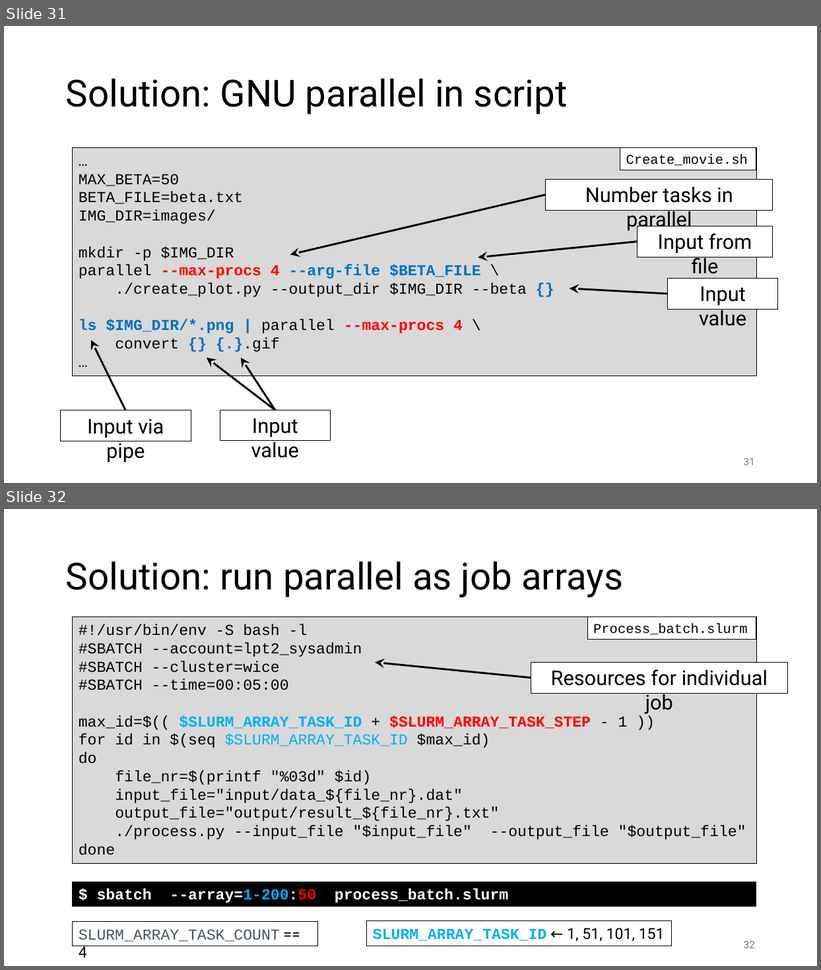
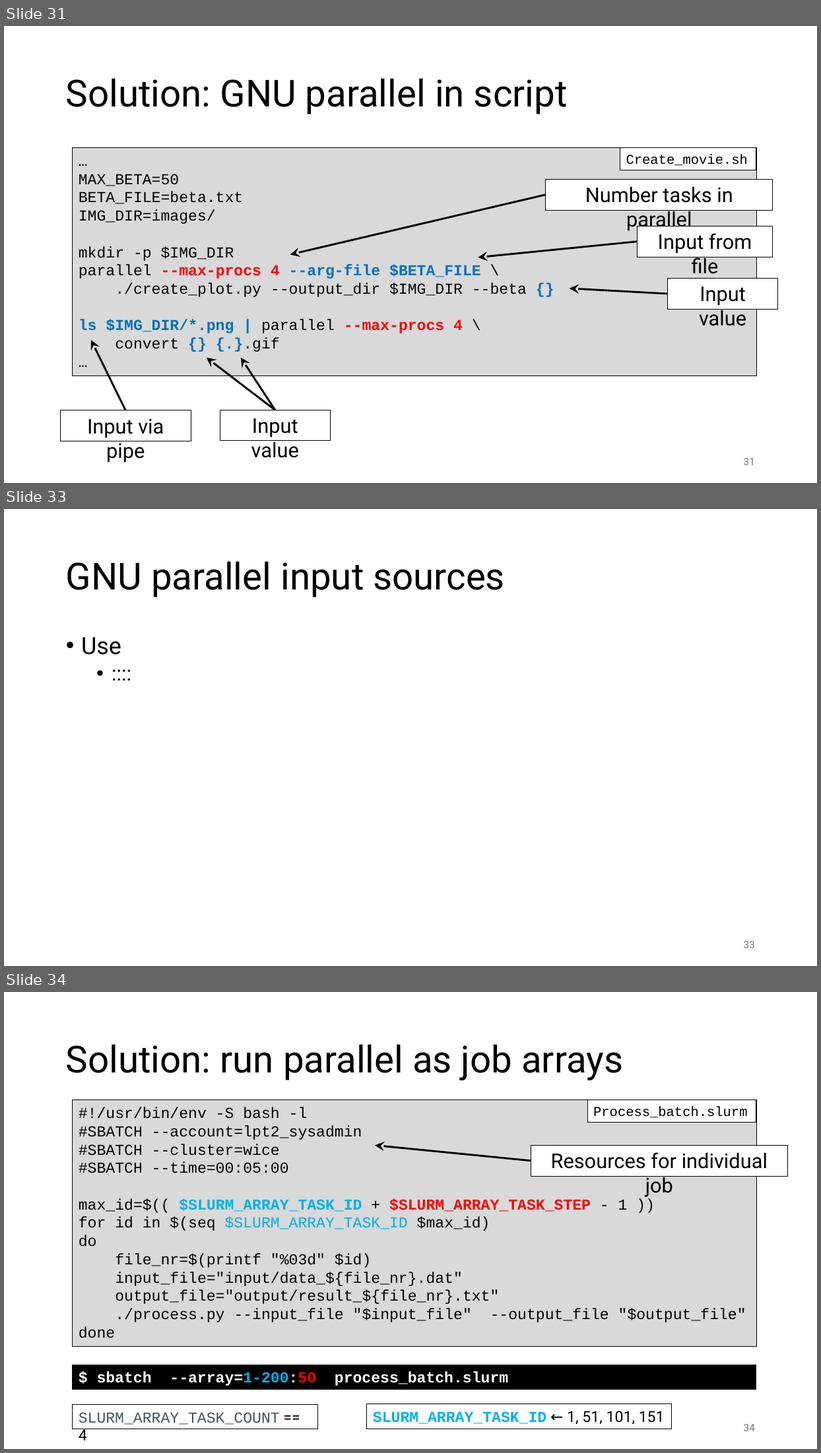
Before and after one commit to gjbex/Workflows-for-HPC, a slide deck: workflow_for_HPC.pptx. Shown one above the other, each under a label of ours: slides 31 and 32 before the commit, slides 31, 33 and 34 after it; the slides between them are not shown. The pictures are 821x970 and 821x1453 pixels, drawn with LibreOffice and Linux fonts; fonts in the diff are those of the drawing. Boxes give left, top, right and bottom in pixels: in the first picture for what was removed or moved away, otherwise in the second. Text is boxed around its words. In the diff, an @@ line names an element or a change of style, - is before the commit and + after.

Commit message:
Add slide on GNU parallel substitutions

```diff
--- a/workflow_for_HPC.pptx
+++ b/workflow_for_HPC.pptx
@@ slide 33 added at bbox=[4, 509, 817, 966], background #FFFFFF @@
@@ title added at bbox=[66, 561, 505, 597], 44 pt, text #000000 @@
+GNU parallel input sources
@@ text added at bbox=[81, 637, 121, 655], 24 pt, text #000000 @@
+• Use
+  • ::::
@@ page number added at bbox=[744, 941, 755, 949], 12 pt, text #797979 @@
+33
@@ what was slide 32 is now slide 34 @@
@@ page number at bbox=[744, 1424, 755, 1432]: text changed @@
-32
+34
```
Also in this commit, not shown: 1 other slide added.
